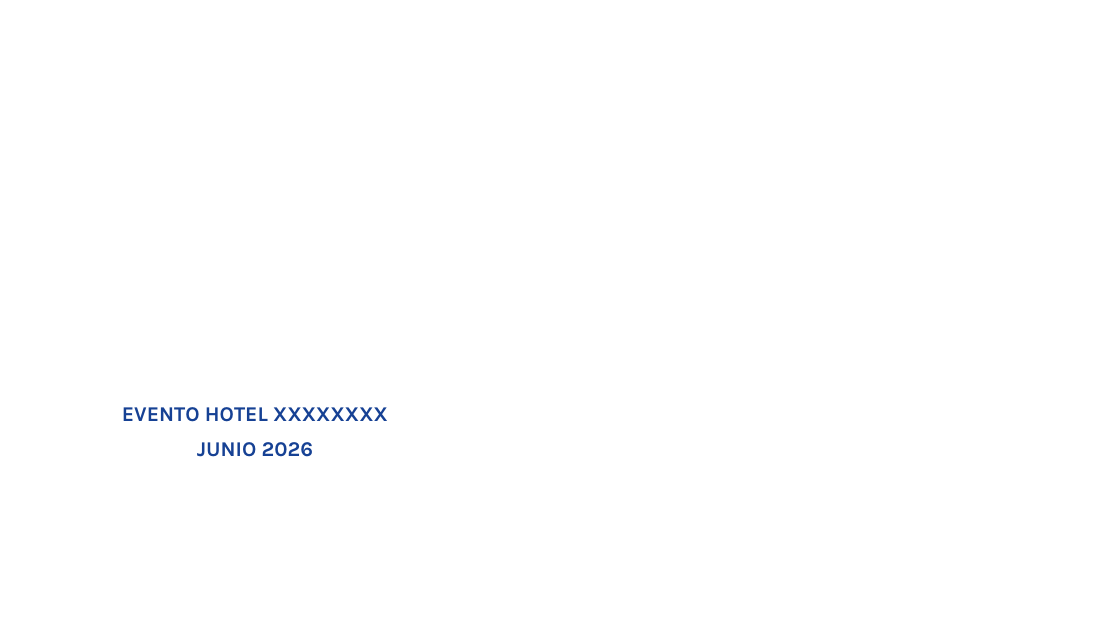
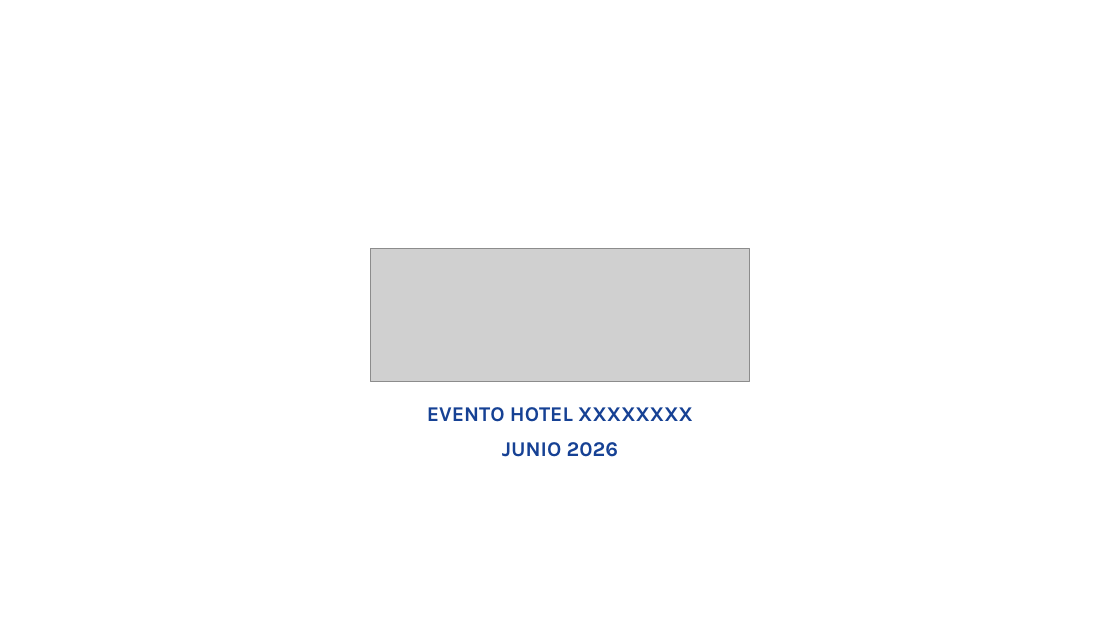
Before and after one commit to Dacbconst/Trazabilidad_seguimiento, a slide deck: slide 2 of EpsonReport/recursos/ppt/evento-ferias.pptx. Drawn at 1120x630 pixels with LibreOffice and Linux fonts; fonts in the diff are those of the drawing; grey boxes stand for pictures; background and template pictures are left out. Boxes give left, top, right and bottom in pixels: in the first picture for what was removed or moved away, otherwise in the second. Text is boxed around its words. In the diff, an @@ line names an element or a change of style, - is before the commit and + after.

```diff
--- a/EpsonReport/recursos/ppt/evento-ferias.pptx
+++ b/EpsonReport/recursos/ppt/evento-ferias.pptx
@@ picture added at <box>371,249,749,382</box> @@
@@ text "EVENTO HOTEL XXXXXXXX": place and size @@
-text "EVENTO HOTEL XXXXXXXX" at <box>122,407,388,457</box>
+text "EVENTO HOTEL XXXXXXXX" at <box>427,407,693,457</box>
```
Also in this commit, not shown: 31 other files.
